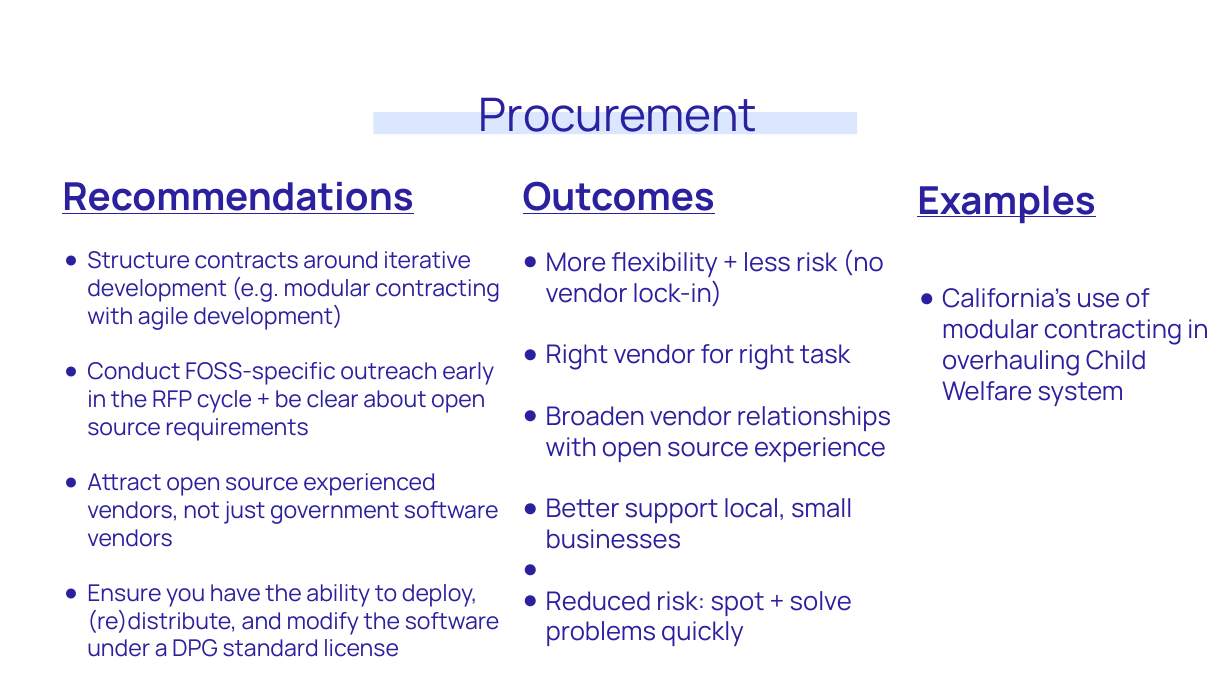
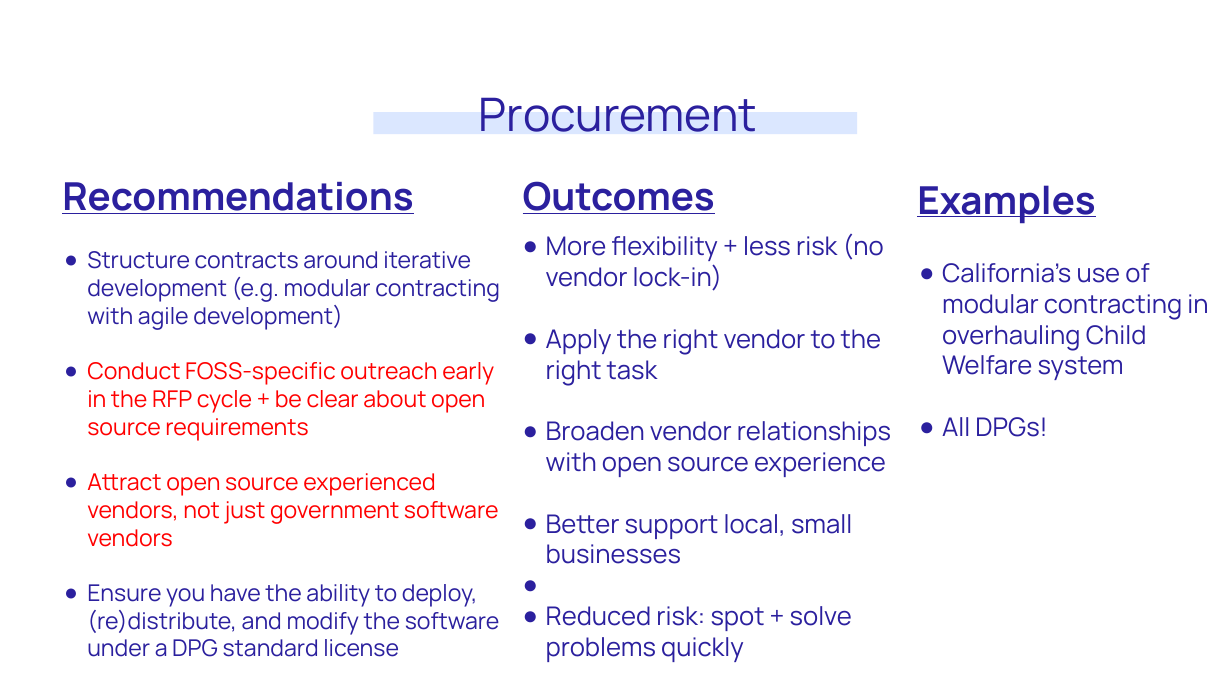
Before and after one commit to unicef/publicgoods-toolkit, a slide deck: slide 8 of dpg-toolkit-overview.odp. Drawn at 1232x693 pixels with LibreOffice and Linux fonts; fonts in the diff are those of the drawing. Boxes give left, top, right and bottom in pixels: in the first picture for what was removed or moved away, otherwise in the second. Text is boxed around its words. In the diff, an @@ line names an element or a change of style, - is before the commit and + after.

```diff
--- a/dpg-toolkit-overview.odp
+++ b/dpg-toolkit-overview.odp
@@ text "More flexibility + less risk ...": place and size @@
-text "More flexibility + less risk ..." at (546, 250, 891, 646)
+text "More flexibility + less risk ..." at (546, 234, 891, 662)
@@ text "California’s use of modular contracting ...": place and size @@
-text "California’s use of modular contracting ..." at (942, 288, 1208, 406)
+text "California’s use of modular contracting ..." at (942, 263, 1208, 437)
@@ text at (546, 329, 882, 386): text changed @@
-● Right vendor for right task
+● Apply the right vendor to the right task
@@ text at (87, 362, 499, 547): text colour #2B209E to #FF0000 in "Conduct FOSS-specific outreach early in the RFP ...", "Attract open source experienced vendors, not just ..." @@
@@ text at (942, 417, 1047, 437): paragraph added @@
+● All DPGs!
```
Also in this commit, not shown: 7 other slides changed, 1 other file.
